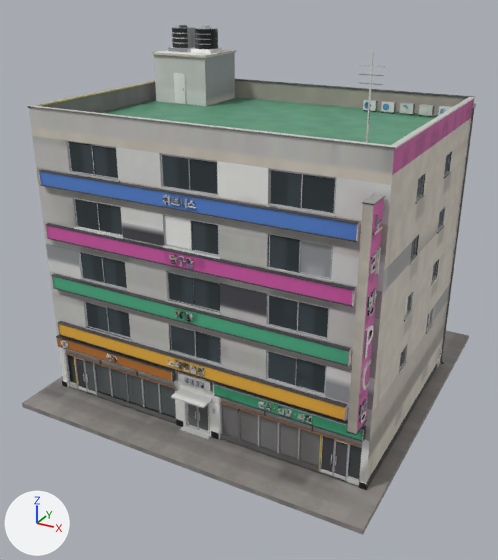
Two versions of the FBX model cs2_ilsan/CS2Assets/IlsanMixed01/IlsanMixed01_LOD1.fbx, one commit apart.
The view is the same before and after, from a 50 mm camera at (20.0, -38.7, 26.0) aimed at (-0.2, -2.0, 7.6). Arrows for +X, +Y and +Z are at lower left; the lights stay in place. The first picture is the older version. Where no turn or scale is listed for an object, it has been applied to the vertices.

The scene before the commit, as lines of its bpy script (objects in view):
```python
me_ilsanmixed01_lod1 = bpy.data.meshes.new('IlsanMixed01_LOD1')
me_ilsanmixed01_lod1.from_pydata(...)  # 10307 vertices, 16353 faces; spans x -11.9..11.9, y -11.9..11.9, z -0.3..22.9
me_ilsanmixed01_lod1.materials.append(mat_ilsanmixed01)
ob_ilsanmixed01_lod1 = bpy.data.objects.new('IlsanMixed01_LOD1', me_ilsanmixed01_lod1)
ob_ilsanmixed01_lod1.location = (0.0, 0.0, 0.0)
```
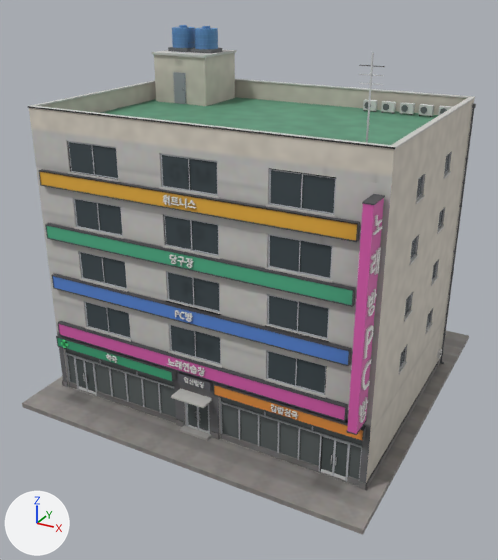
What the commit changed:
me_ilsanmixed01_lod1 is used by ob_ilsanmixed01_lod1; location (0.0, 0.0, 0.0).
me_ilsanmixed01_lod1 had 10307 vertices, 16353 faces and spanned x -11.9..11.9, y -11.9..11.9, z -0.3..22.9.
me_ilsanmixed01_lod1 now has 10112 vertices, 16064 faces and spans x -11.9..11.9, y -11.9..11.9, z -0.3..22.9.
me_ilsanmixed01_lod1 part 1: 10 loose pieces with 303 vertices, spanning x 4.4..7.8, y -9.4..-9.3, z 3.5..4.0, are deleted.
me_ilsanmixed01_lod1 part 2: 51 vertices moved within x -1.2..10.8, y -10.4..-9.2, z 3.6..8.3; 79 vertices removed from x -1.2..10.8, y -10.4..-9.2, z 3.5..11.3; 156 vertices added at x 0.0..6.9, y -9.4..-9.2, z 3.5..4.0.
me_ilsanmixed01_lod1 part 3: 14693 kept faces spanning x -11.9..11.9, y -11.9..11.9, z -0.3..22.9 get new texture (UV) coordinates.
Other edits to the shape of me_ilsanmixed01_lod1 do not show in these pictures.

Location of each change, [x1, y1, x2, y2] in pixels of the pictures (498 x 560 px; the box of a moved part takes in the faces that stretch with it):
part 1 of me_ilsanmixed01_lod1, deleted: before [258, 400, 312, 424]
part 2 of me_ilsanmixed01_lod1, moved or reshaped: before [176, 309, 374, 417]; after [181, 312, 370, 419]
part 3 of me_ilsanmixed01_lod1, surface changed: [32, 25, 476, 490] in both
